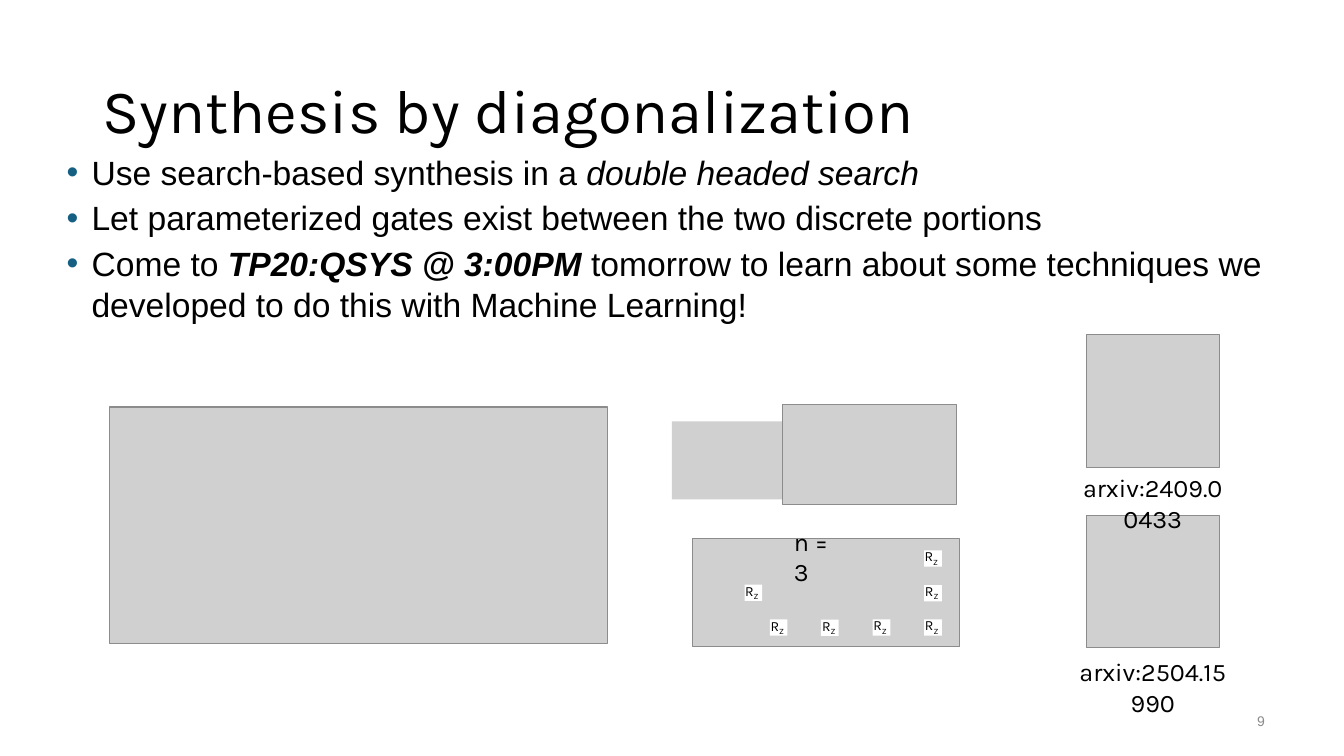
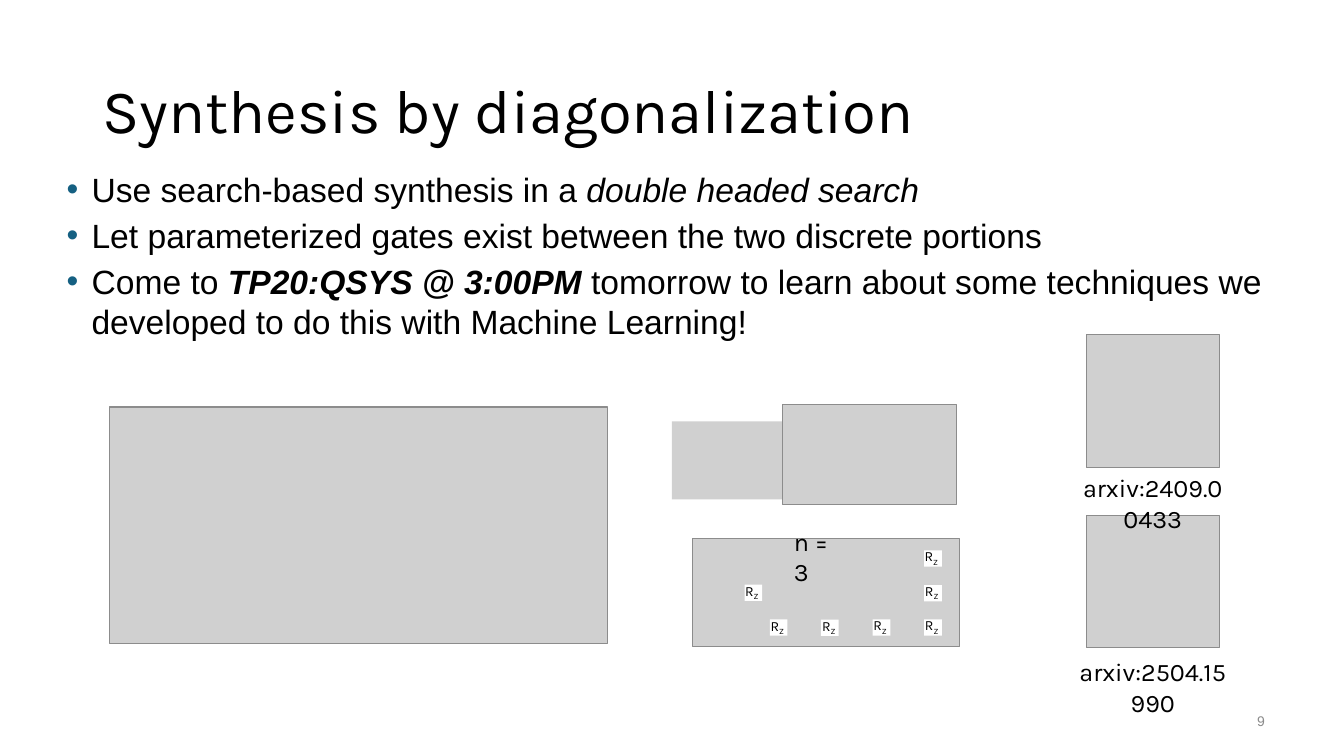
Before and after one commit to BQSKit/bqskit-tutorial, a slide deck: slide 9 of 4_FT_introduction.pptx. Drawn at 1344x756 pixels with LibreOffice and Linux fonts; fonts in the diff are those of the drawing; grey boxes stand for pictures. Boxes give left, top, right and bottom in pixels: in the first picture for what was removed or moved away, otherwise in the second. Text is boxed around its words. In the diff, an @@ line names an element or a change of style, - is before the commit and + after.

```diff
--- a/4_FT_introduction.pptx
+++ b/4_FT_introduction.pptx
@@ text "Use search-based synthesis in a ...": place and size @@
-text "Use search-based synthesis in a ..." at <box>92,160,1262,324</box>
+text "Use search-based synthesis in a ..." at <box>92,177,1262,341</box>
```
Also in this commit, not shown: 6 other slides changed.
